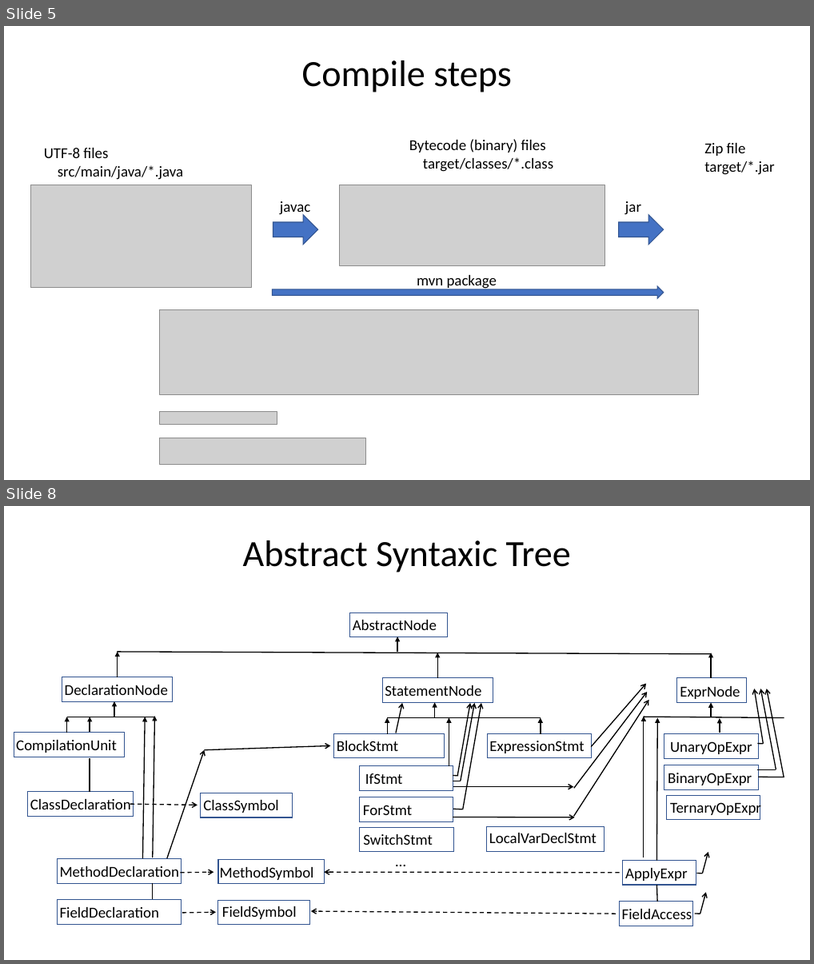
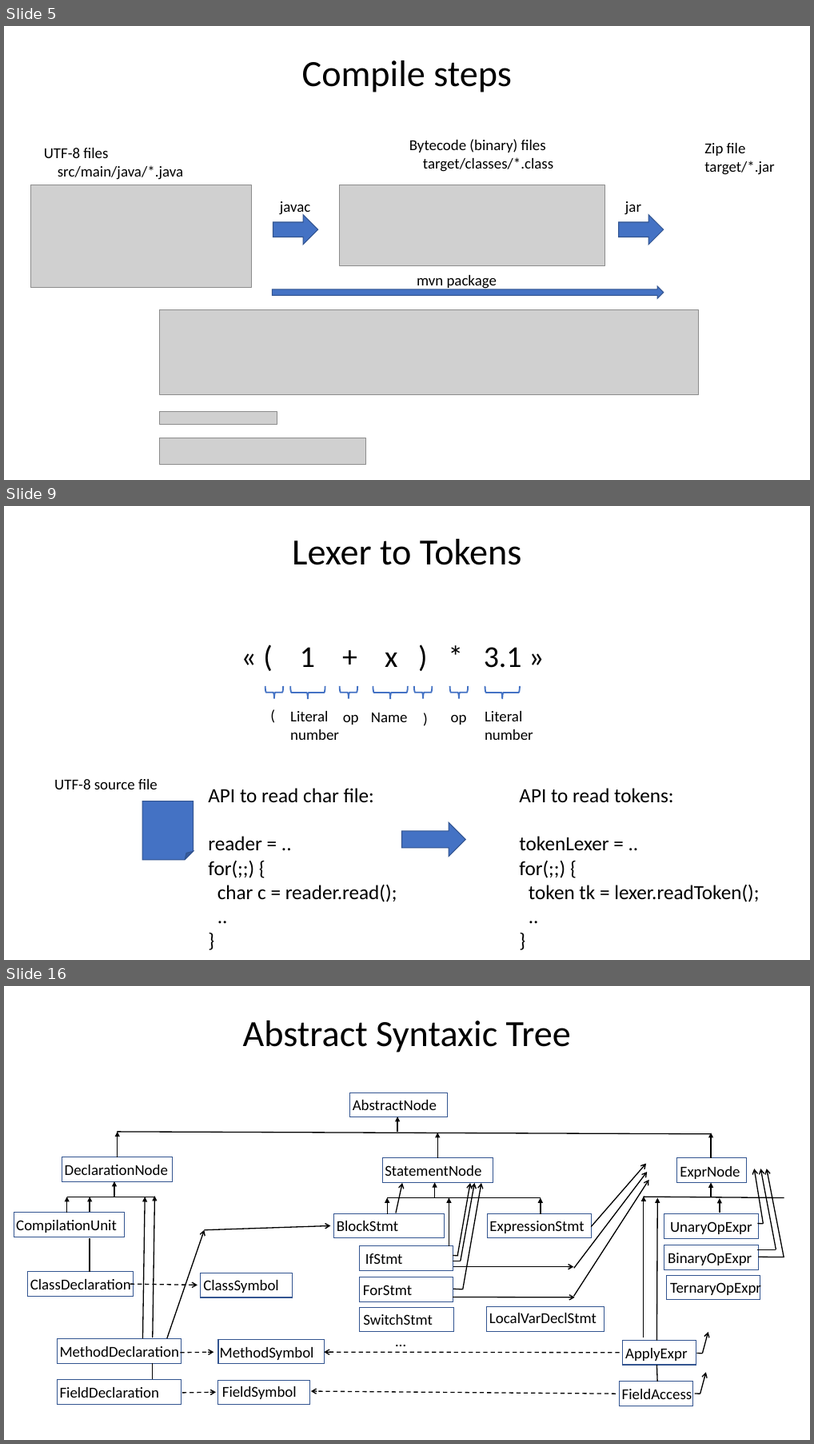
Before and after one commit to Arnaud-Nauwynck/presentations, a slide deck: java/Java-Langage-JRE-Internal-Basics.pptx. Shown one above the other, each under a label of ours: slides 5 and 8 before the commit, slides 5, 9 and 16 after it; the slides between them are not shown. The pictures are 814x964 and 814x1444 pixels, drawn with LibreOffice and Linux fonts; fonts in the diff are those of the drawing; grey boxes stand for pictures. Boxes give left, top, right and bottom in pixels: in the first picture for what was removed or moved away, otherwise in the second. Text is boxed around its words. In the diff, an @@ line names an element or a change of style, - is before the commit and + after.

```diff
--- a/java/Java-Langage-JRE-Internal-Basics.pptx
+++ b/java/Java-Langage-JRE-Internal-Basics.pptx
@@ slide 9 added at bbox=[4, 506, 810, 960], background #FFFFFF @@
@@ title added at bbox=[292, 539, 522, 565], 44 pt, text #000000 @@
+Lexer to Tokens
@@ text added at bbox=[300, 647, 522, 668], 36 pt, text #000000 @@
+« ( 1 + x ) * 3.1 »
@@ left brace added at bbox=[266, 686, 284, 699], outline #4472C4 1.75 pt @@
@@ left brace added at bbox=[290, 686, 326, 698], outline #4472C4 1.75 pt @@
@@ left brace added at bbox=[340, 686, 358, 699], outline #4472C4 1.75 pt @@
@@ left brace added at bbox=[373, 686, 407, 698], outline #4472C4 1.75 pt @@
@@ left brace added at bbox=[414, 686, 433, 699], outline #4472C4 1.75 pt @@
@@ left brace added at bbox=[450, 686, 468, 699], outline #4472C4 1.75 pt @@
@@ left brace added at bbox=[486, 686, 520, 698], outline #4472C4 1.75 pt @@
@@ text added at bbox=[265, 703, 282, 727], 18 pt, text #000000 @@
+(
@@ text added at bbox=[290, 711, 339, 740], 18 pt, text #000000 @@
+Literal
+number
@@ text added at bbox=[343, 715, 359, 724], 18 pt, text #000000 @@
+op
@@ text added at bbox=[371, 712, 408, 722], 18 pt, text #000000 @@
+Name
@@ text added at bbox=[417, 706, 434, 731], 18 pt, text #000000 @@
+)
@@ text added at bbox=[451, 715, 467, 724], 18 pt, text #000000 @@
+op
@@ text added at bbox=[485, 711, 534, 740], 18 pt, text #000000 @@
+Literal
+number
@@ text added at bbox=[54, 779, 158, 789], 18 pt, text #000000 @@
+UTF-8 source file
@@ text added at bbox=[208, 788, 398, 902], 24 pt, text #000000 @@
+API to read char file:
+reader = ..
+for(;;) {
+char c = reader.read();
+..
+}
@@ text added at bbox=[519, 788, 759, 902], 24 pt, text #000000 @@
+API to read tokens:
+tokenLexer = ..
+for(;;) {
+token tk = lexer.readToken();
+..
+}
@@ folded corner added at bbox=[142, 801, 194, 860], fill #4472C4, outline #325491 1 pt @@
@@ right arrow added at bbox=[402, 822, 466, 856], fill #4472C4, outline #325491 1 pt @@
@@ what was slide 8 is now slide 16 @@
```
Also in this commit, not shown: 7 slides changed, 15 other slides added, 1 slide removed, 3 other files.
